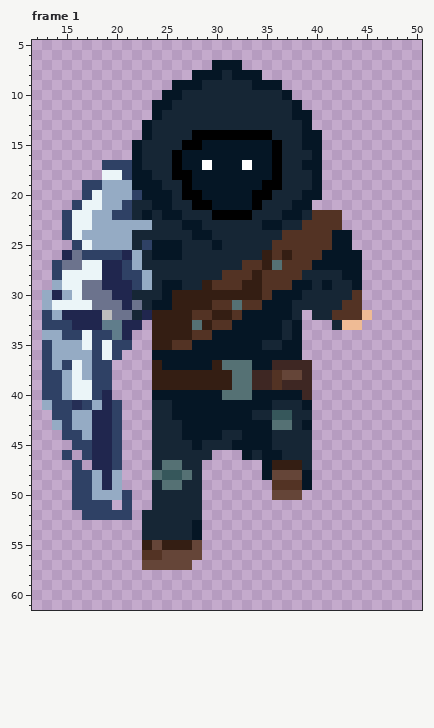
File history of a pixel-art file, Pixel Art/player/player-walk-front.aseprite. Above, as it was before the edit.
64x64 pixels, 7 frames. Colours within 5 levels of each other are drawn and written as one. Shown: frame 1: x 12..50, y 5..61. The commit also changed other frames, which this record leaves out.
Once edited:
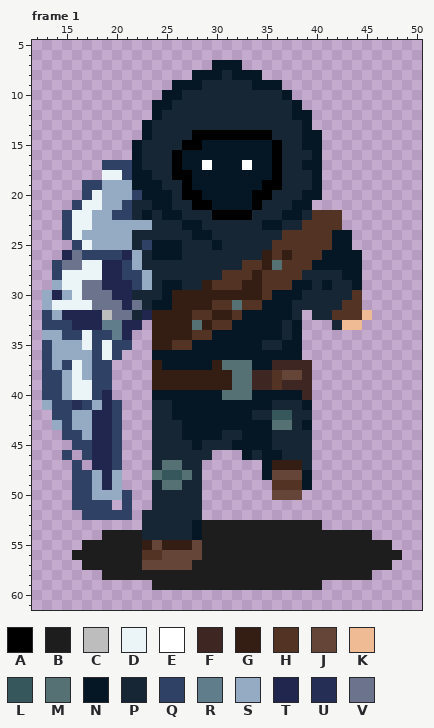
Palette (. is transparent): A #000000  B #1d1d1d  C #bdbdbd  D #ebf5f8  E #ffffff  F #3e2723  G #341e13  H #533324  J #654538  K #efbb95  L #36575b  M #557174  N #051625  P #162635  Q #2f4165  R #607d8b  S #95abc4  T #20264e  U #252e55  V #6c738d
Edits made:
Changed rows in their new state; - is an unchanged pixel.
Frame 1:
first column x 16:
53 -------------BBBBBBBBBBBB--------
54 ---BBBB------BBBBBBBBBBBBBBBBB---
55 -BBBBBB------BBBBBBBBBBBBBBBBBBB-
56 BBBBBBB------BBBBBBBBBBBBBBBBBBBB
57 -BBBBBB-----BBBBBBBBBBBBBBBBBBBB-
58 ---BBBBBBBBBBBBBBBBBBBBBBBBBBB---
59 --------BBBBBBBBBBBBBBBBB--------
Where, in picture pixels (left, top, right, bottom), the same in both pictures:
added: (72, 520, 402, 590)
